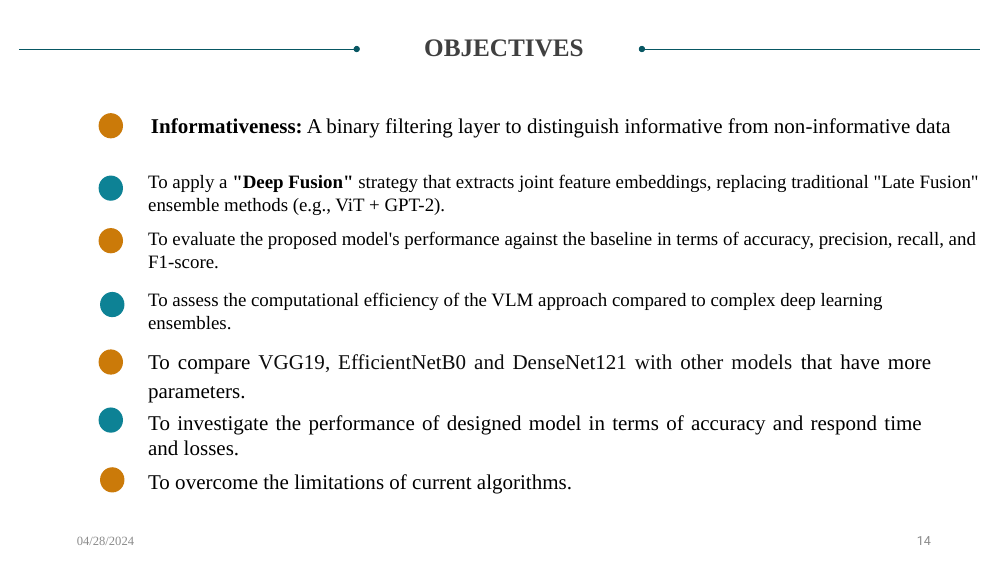
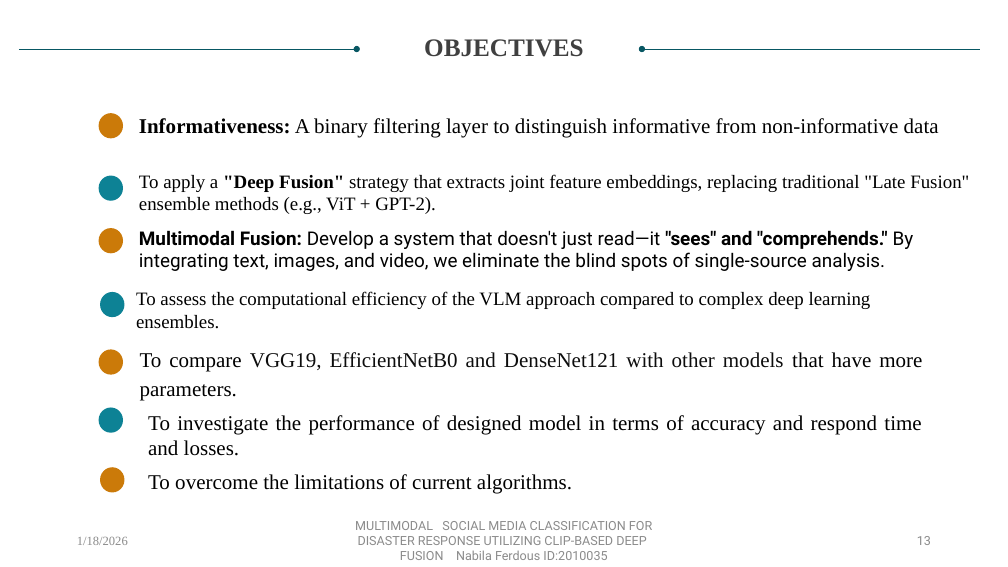
Before and after one commit to NabilaFerdousPrapty/LifeLine, a slide deck: slide 13 of proposal/2010035.pptx (slide 14 before the commit). Drawn at 1008x567 pixels with LibreOffice and Linux fonts; fonts in the diff are those of the drawing. Boxes give left, top, right and bottom in pixels: in the first picture for what was removed or moved away, otherwise in the second. Text is boxed around its words. In the diff, an @@ line names an element or a change of style, - is before the commit and + after.

```diff
--- a/proposal/2010035.pptx
+++ b/proposal/2010035.pptx
@@ text at (139, 230, 914, 271): text changed; font Times New Roman to Roboto @@
-To evaluate the proposed model's performance against the baseline in terms of accuracy, precision, recall, and F1-score.
+Multimodal Fusion: Develop a system that doesn't just read—it "sees" and "comprehends." By integrating text, images, and video, we eliminate the blind spots of single-source analysis.
@@ 4 texts: place and size @@
-4 texts at (148, 118, 979, 403)
+4 texts at (136, 118, 969, 401)
@@ text at (77, 537, 128, 545): text changed @@
-04/28/2024
+1/18/2026
@@ text added at (355, 521, 652, 560), 12 pt, text #8C8C8C @@
+MULTIMODAL SOCIAL MEDIA CLASSIFICATION FOR DISASTER RESPONSE UTILIZING CLIP-BASED DEEP FUSION Nabila Ferdous ID:2010035
@@ page number at (917, 536, 931, 545): text changed @@
-14
+13
```
Also in this commit, not shown: 22 other slides changed, 6 slides added, 13 slides removed.
